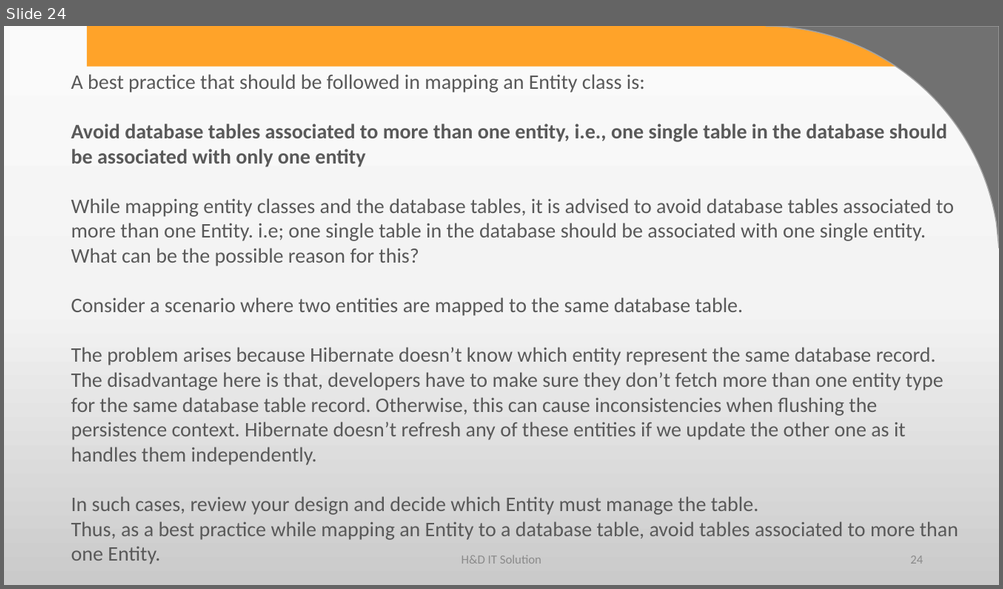
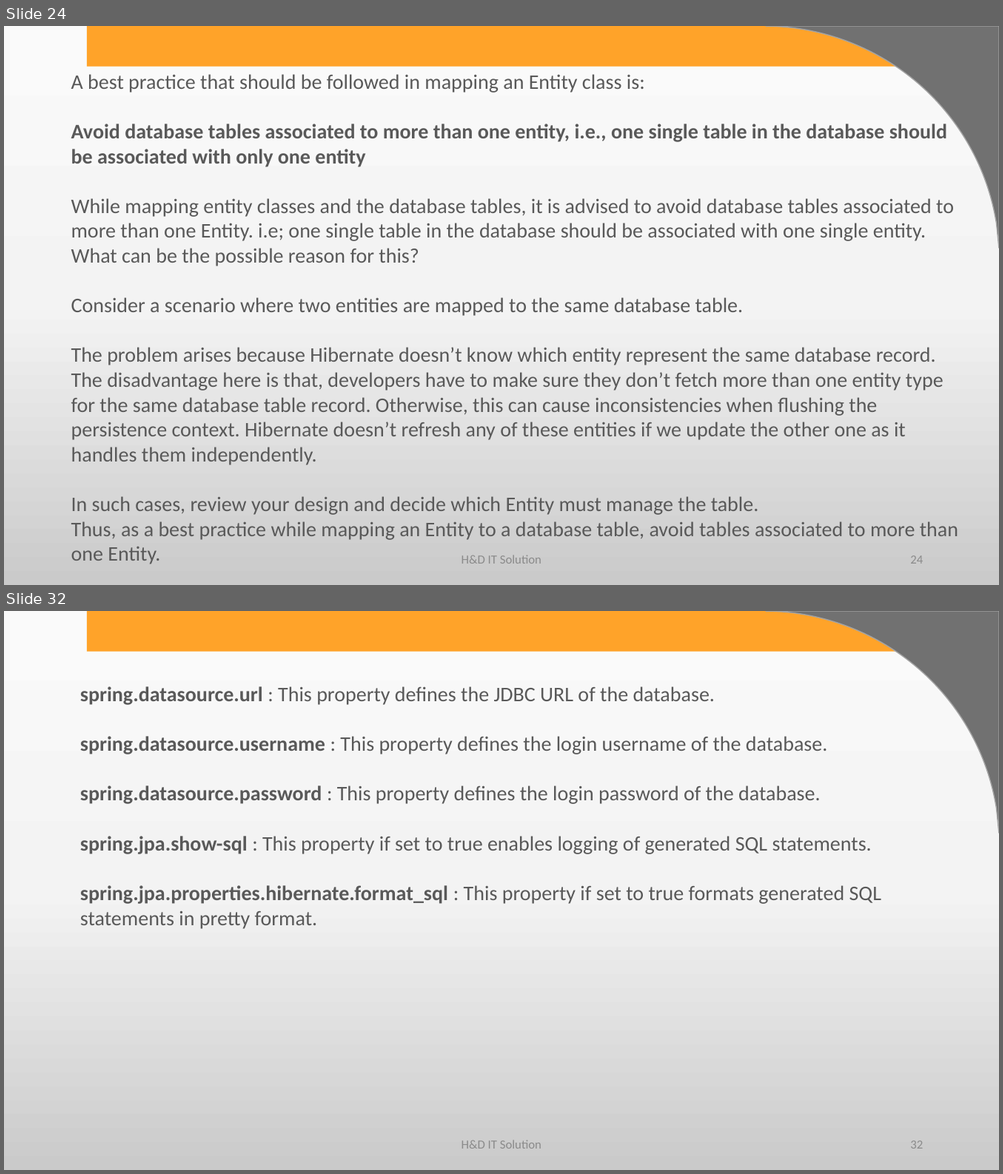
Before and after one commit to harshadasawant/spring_boot1, a slide deck: infinite/src/main/ppt/Persistence Layer using Spring Boot.pptx. Shown one above the other, each under a label of ours: slide 24 before the commit, slides 24 and 32 after it; the slides between them are not shown. The pictures are 1003x589 and 1003x1174 pixels, drawn with LibreOffice and Linux fonts; fonts in the diff are those of the drawing; background and template pictures are left out. Boxes give left, top, right and bottom in pixels: in the first picture for what was removed or moved away, otherwise in the second. Text is boxed around its words. In the diff, an @@ line names an element or a change of style, - is before the commit and + after.

```diff
--- a/infinite/src/main/ppt/Persistence Layer using Spring Boot.pptx
+++ b/infinite/src/main/ppt/Persistence Layer using Spring Boot.pptx
@@ slide 32 added at box(4, 611, 999, 1170), background gradient #FBFBFB to #F4F4F4 to #CBCBCB; not listed: 2 template elements that a slide beside it also shows @@
@@ text added at box(80, 686, 882, 929), 20 pt, text #595959 @@
+spring.datasource.url : This property defines the JDBC URL of the database.
+spring.datasource.username : This property defines the login username of the database.
+spring.datasource.password : This property defines the login password of the database.
+spring.jpa.show-sql : This property if set to true enables logging of generated SQL statements.
+spring.jpa.properties.hibernate.format_sql : This property if set to true formats generated SQL statements in pretty format.
@@ text added at box(461, 1141, 541, 1149), 12 pt, text #8C8C8C @@
+H&D IT Solution
@@ page number added at box(910, 1141, 922, 1149), 12 pt, text #8C8C8C @@
+32
```
Also in this commit, not shown: 22 other slides added, 4 other files.
